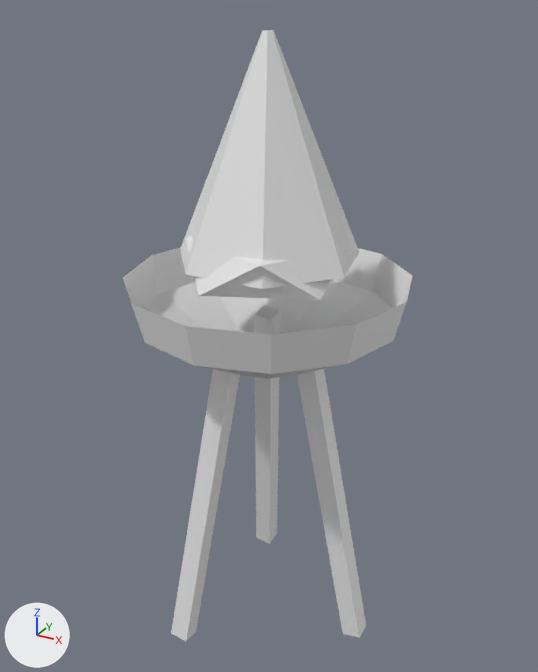
A saved change to the OBJ model props/torch.obj.
Both versions are drawn from a 50 mm lens placed at (0.66, -1.197, 1.274), pointed at (-0.008, 0.018, 0.666). The lights are fixed; the arrows at lower left show +X, +Y and +Z. The picture after the commit comes second. Where no turn or scale is listed for an object, it has been applied to the vertices.

The first picture shows 'iron'.
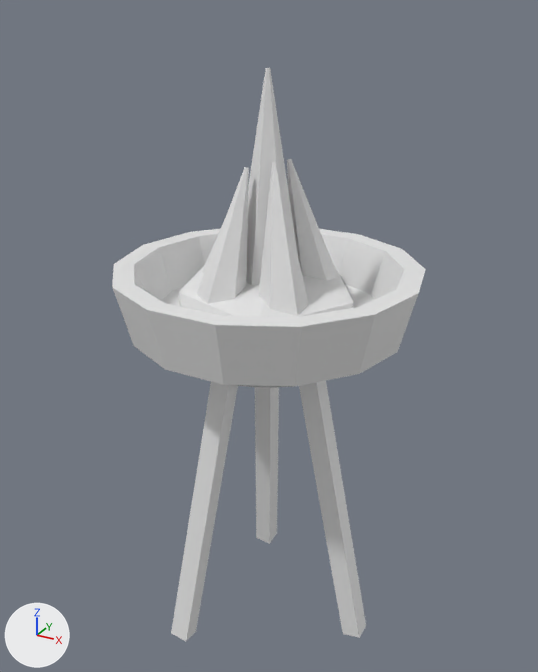
Boxes [x1, y1, x2, y2] around the edits, measured in the pictures (538 x 672 px; the box of a moved part takes in the faces that stretch with it):
'iron', reshaped (9% wider, 6% shorter): before [123, 30, 412, 641]; after [112, 68, 426, 641]
part 1 of me_iron, moved or reshaped: before [185, 235, 347, 300]; after [179, 259, 354, 317]
part 2 of me_iron, added: after [246, 68, 298, 285]
part 3 of me_iron, rebuilt (9% wider, 20% taller): before [123, 247, 412, 379]; after [112, 229, 426, 388]
part 4 of me_iron, cut back: before [180, 30, 359, 289]; after [196, 159, 338, 316]

What changed in the scene script:
```text
Change me_iron:
    used by ob_iron; location = (0.0, 0.0, 0.0)
    remove me_iron.from_pydata(...)  # 86 vertices, 138 faces; spans x -0.28..0.28, y -0.28..0.28, z 0.002..1.24
    add me_iron.from_pydata(...)  # 179 vertices, 314 faces; spans x -0.3..0.3, y -0.292..0.292, z 0.002..1.18
    me_iron part 1: the loose piece of 12 vertices spanning x -0.175..0.154, y -0.181..0.181, z 0.768..0.91 is scaled about its middle by (1.11, 1.11, 1.25), then moved by (-0.001, 0.0, -0.113)
    me_iron part 2: a new loose piece, a 6-sided cut cone along z (radius 0.07 at the low end, 0.004 at the high end) spanning x -0.061..0.061, y -0.07..0.07, z 0.76..1.18
    me_iron part 3: the loose piece of 36 vertices spanning x -0.28..0.28, y -0.28..0.28, z 0.62..0.8 is rebuilt with 71 vertices and now spans x -0.3..0.3, y -0.292..0.292, z 0.6..0.82
    me_iron part 4
    14 vertices are removed from x -0.175..0.175, y -0.162..0.18, z 0.84..1.24
    24 faces are deleted
    60 vertices are added at x -0.152..0.12, y -0.147..0.15, z 0.748..1.028
    100 new faces join them
```
